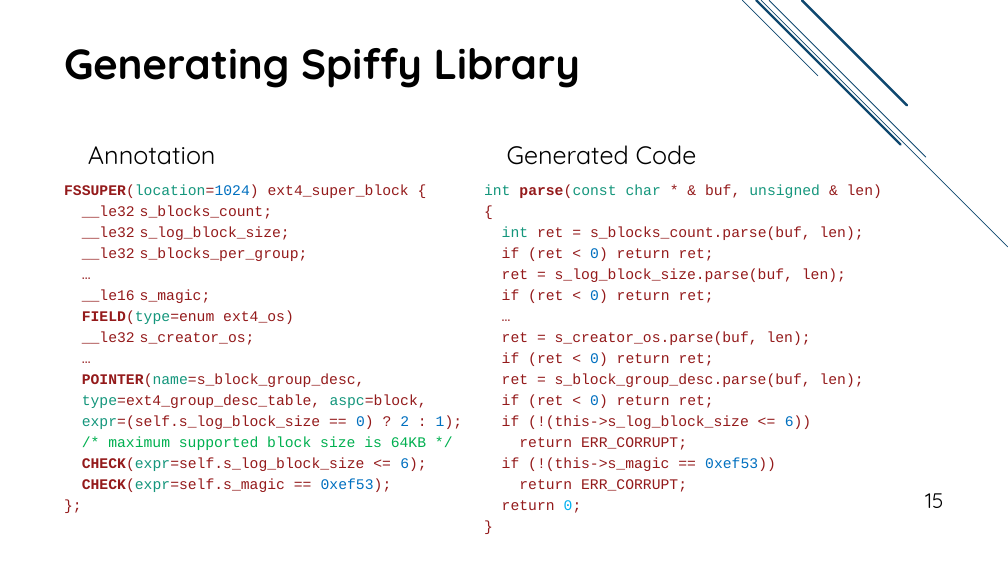
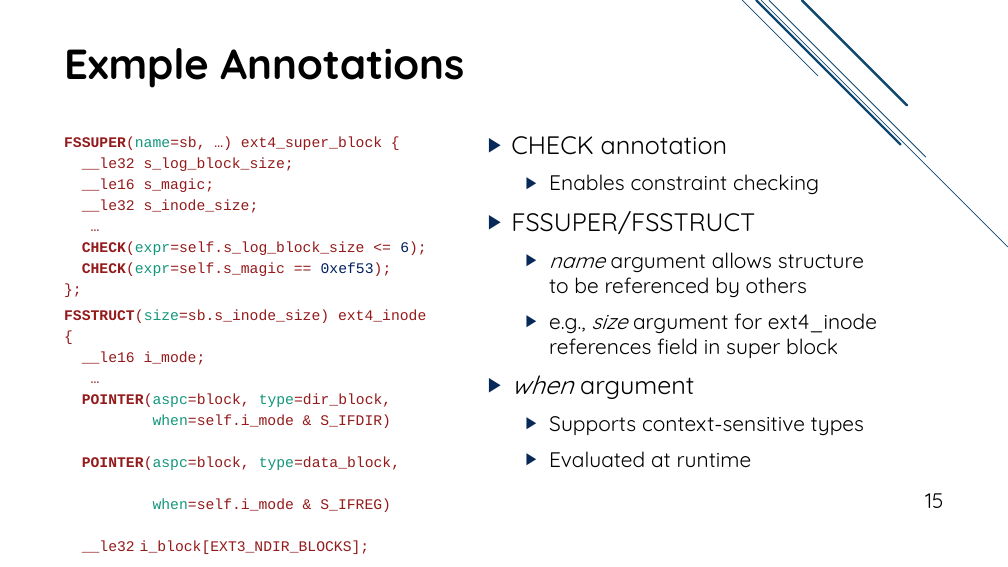
Before and after one commit to jacksun007/spiffy-paper, a slide deck: slide 15 of talk/spiffy_talk.pptx. Drawn at 1008x567 pixels with LibreOffice and Linux fonts; fonts in the diff are those of the drawing. Boxes give left, top, right and bottom in pixels: in the first picture for what was removed or moved away, otherwise in the second. Text is boxed around its words. In the diff, an @@ line names an element or a change of style, - is before the commit and + after.

Commit message:
updated example annotation slides and manual vs. spiffy app slides

```diff
--- a/talk/spiffy_talk.pptx
+++ b/talk/spiffy_talk.pptx
@@ title at [64, 48, 464, 88]: text changed @@
-Generating Spiffy Library
+Exmple Annotations
@@ text "FSSUPER(name=sb, …) ext4_super_block {": place and size @@
-text "FSSUPER(name=sb, …) ext4_super_block {" at [64, 184, 462, 492]
+text "FSSUPER(name=sb, …) ext4_super_block {" at [64, 136, 426, 512]
@@ text at [64, 136, 382, 150]: text changed @@
-FSSUPER(location=1024) ext4_super_block {
-__le32 s_blocks_count;
+FSSUPER(name=sb, …) ext4_super_block {
@@ text removed at [88, 146, 216, 165] @@
-Annotation
@@ text removed at [507, 145, 697, 165] @@
-Generated Code
@@ text added at [511, 136, 877, 468], 20 pt, text #000000 @@
+▶ CHECK annotation
+  ▶ Enables constraint checking
+▶ FSSUPER/FSSTRUCT
+  ▶ name argument allows structure to be referenced by others
+  ▶ e.g., size argument for ext4_inode references field in super block
+▶ when argument
+  ▶ Supports context-sensitive types
+  ▶ Evaluated at runtime
@@ text at [82, 178, 259, 213]: text changed @@
-__le32 s_blocks_per_group;
+__le16 s_magic;
+__le32 s_inode_size;
@@ text removed at [484, 184, 882, 513] @@
-int parse(const char * & buf, unsigned & len) {
-int ret = s_blocks_count.parse(buf, len);
-if (ret < 0) return ret;
-ret = s_log_block_size.parse(buf, len);
-if (ret < 0) return ret;
-…
-ret = s_creator_os.parse(buf, len);
-if (ret < 0) return ret;
-ret = s_block_group_desc.parse(buf, len);
-if (ret < 0) return ret;
-if (!(this->s_log_block_size <= 6))
-return ERR_CORRUPT;
-if (!(this->s_magic == 0xef53))
-return ERR_CORRUPT;
-return 0;
-}
@@ text at [82, 241, 426, 276]: text colour #0070C0 to #002060 in "6);", "0xef53);" @@
@@ text at [82, 289, 462, 450]: paragraphs removed @@
-__le16 s_magic;
-FIELD(type=enum ext4_os)
-__le32 s_creator_os;
-…
-POINTER(name=s_block_group_desc,
-type=ext4_group_desc_table, aspc=block,
-expr=(self.s_log_block_size == 0) ? 2 : 1);
-/* maximum supported block size is 64KB */
@@ text at [64, 309, 426, 512]: paragraphs added @@
+FSSTRUCT(size=sb.s_inode_size) ext4_inode {
+__le16 i_mode;
+…
+POINTER(aspc=block, type=dir_block,
+when=self.i_mode & S_IFDIR)
+POINTER(aspc=block, type=data_block,
+when=self.i_mode & S_IFREG)
+__le32 i_block[EXT3_NDIR_BLOCKS];
+…
+};
```
Also in this commit, not shown: 17 other slides changed, 1 slide added, 5 slides removed.
